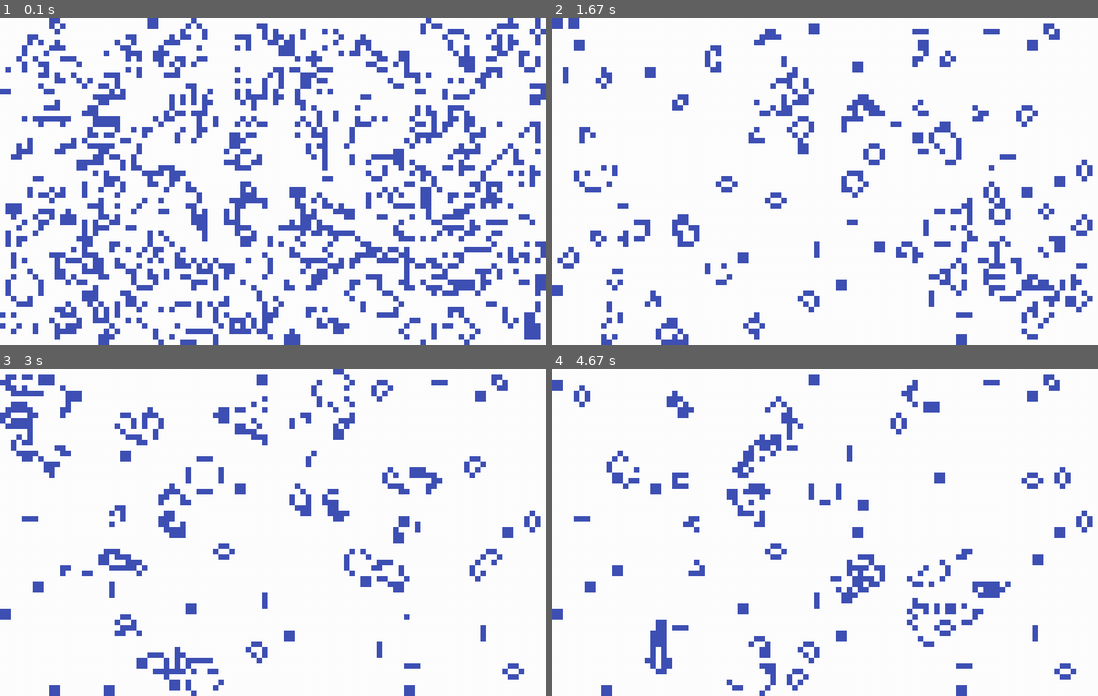
Above: before the commit, frames 1-4 (two rows, left to right).
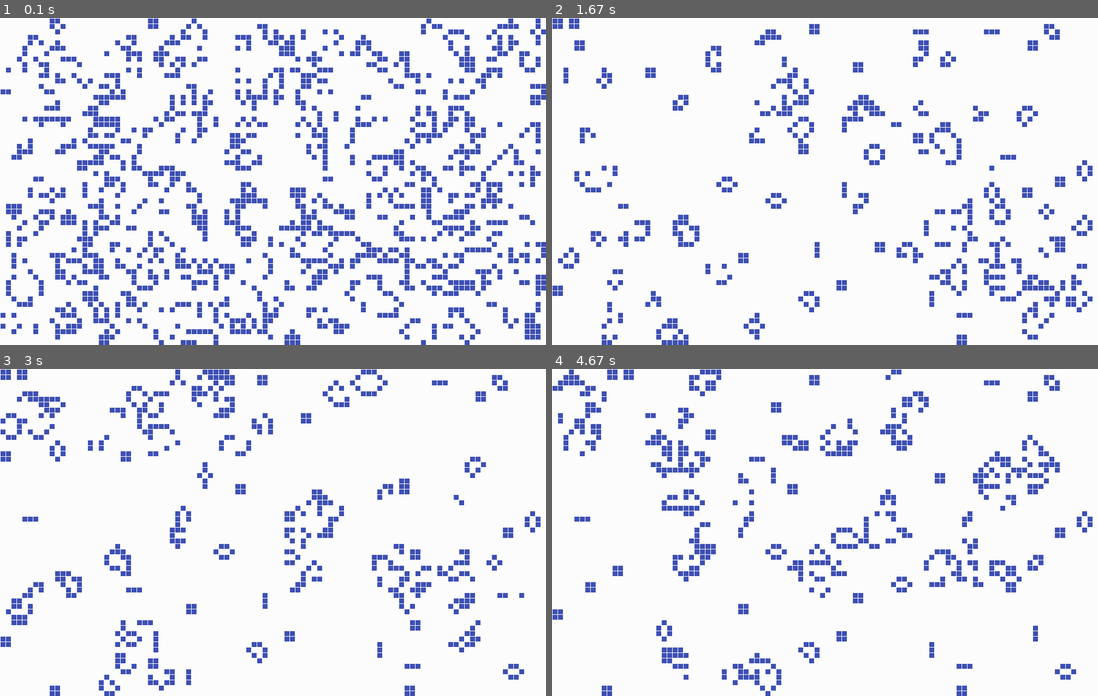
Above: after the commit, the same moments.

Repository: skotniczny/game-of-life-py
Game: pygame game, started from main.py
Two runs of this game, one before a commit and one after it. Both use one fixed random seed, a clock stepped at 60 frames per second and the inputs below.
Inputs (mouse positions are in pixels of both pictures, inside the frame that each line leads up to):
- Up to frame 1 (0.1 s): no input
- Up to frame 2 (1.67 s): press the mouse at (825, 201) at 0.37 s; move the mouse to (759, 194) at 0.47 s; release the mouse at (693, 184) at 0.6 s; press the mouse at (825, 201) at 1.2 s; move the mouse to (759, 158) at 1.3 s; release the mouse at (693, 116) at 1.43 s; press the mouse at (825, 201) at 1.53 s; move the mouse to (819, 165) at 1.63 s
- Up to frame 3 (3 s): release the mouse at (256, 476) at 1.77 s; tap Space at 2.17, 2.57, 2.87 s
- Up to frame 4 (4.67 s): tap Space at 3.07, 3.37, 3.63 s; click (672, 568) at 3.95 s; click (704, 506) at 4.28 s; click (661, 653) at 4.62 s

The runs differ from the first frame. In frame 1, 4.8% of the frame differs, in the area x 0-100%, y 0-100%; in frame 2, 2.1%; in frame 3, 11%; in frame 4, 11%, in the area x 0-99%, y 0-100%.

Commit message:
Handle mouse and keyboard events, improve board display

Diff:
--- a/display_pygame.py
+++ b/display_pygame.py
@@ -1,4 +1,5 @@
 from engine import GameOfLife
+import math
 import pygame
 
 
@@ -10,26 +11,20 @@
     # Create empty pygame surface.
     background = pygame.Surface(screen.get_size())
     # Fill the background white color.
-    background.fill((255, 255, 255))
-    pygame.draw.rect(background, "#ff0000", [50, 50, 50, 50])
-    # # Convert Surface object to make blitting faster.
-    # background = background.convert()
-    # # Copy background to screen (position (0, 0) is upper left corner).
-    # screen.blit(background, (0, 0))
+    background.fill("#ffffff")
     # Create Pygame clock object.
     clock = pygame.time.Clock()
 
-    pygame.draw.rect(background, "#ff0000", [50, 50, 50, 50])
-
     mainloop = True
+    is_stopped = False
     # Desired framerate in frames per second. Try out other values.
-    FPS = 30
+    fps = 30
     # How many seconds the "game" is played.
     playtime = 0.0
     board.generate()
     while mainloop:
         # Do not go faster than this framerate.
-        milliseconds = clock.tick(FPS)
+        milliseconds = clock.tick(fps)
         playtime += milliseconds / 1000.0
 
         for event in pygame.event.get():
@@ -38,22 +33,33 @@
                 mainloop = False
             elif event.type == pygame.KEYDOWN:
                 # User presses ESCAPE-Key
+                if event.key == pygame.K_SPACE:
+                    is_stopped = not is_stopped
                 if event.key == pygame.K_ESCAPE:
                     mainloop = False
+            elif event.type == pygame.MOUSEBUTTONDOWN:
+                if pygame.mouse.get_pressed()[0]:
+                    (x, y) = pygame.mouse.get_pos()
+                    cell_x = math.floor(x / box_size)
+                    cell_y = math.floor(y / box_size)
+                    cell_index = cell_x + cell_y * board.width
+                    board.toggle_cell(cell_index)
 
         # Print framerate and playtime in titlebar.
         text = "FPS: {0:.2f}   Playtime: {1:.2f}".format(clock.get_fps(), playtime)
         pygame.display.set_caption(text)
-        board.next_generation()
-        background.fill("#ffffff")
-        for i in range(board.size):
-            if board.grid[i]:
-                col = i % board.width
-                row = int((i - col) / board.width)
-                color = "#3f51b5" if board.grid[i] else "#ffffff"
-                left = col * box_size
-                top = row * box_size
-                background.fill(color, [left, top, box_size, box_size])
+        if not is_stopped:
+            board.next_generation()
+            background.fill("#ffffff")
+            for i in range(board.size):
+                if board.grid[i]:
+                    col = i % board.width
+                    row = int((i - col) / board.width)
+                    color = "#3f51b5"
+                    left = col * box_size + 1
+                    top = row * box_size + 1
+                    size = box_size - 1
+                    background.fill(color, [left, top, size, size])
         # Update Pygame display.
         # Convert Surface object to make blitting faster.
         background = background.convert()
